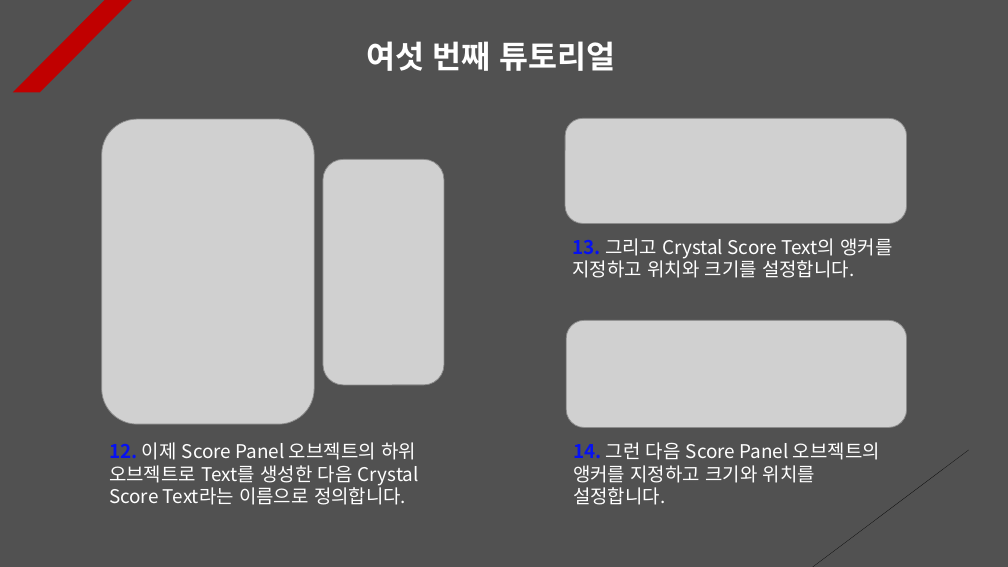
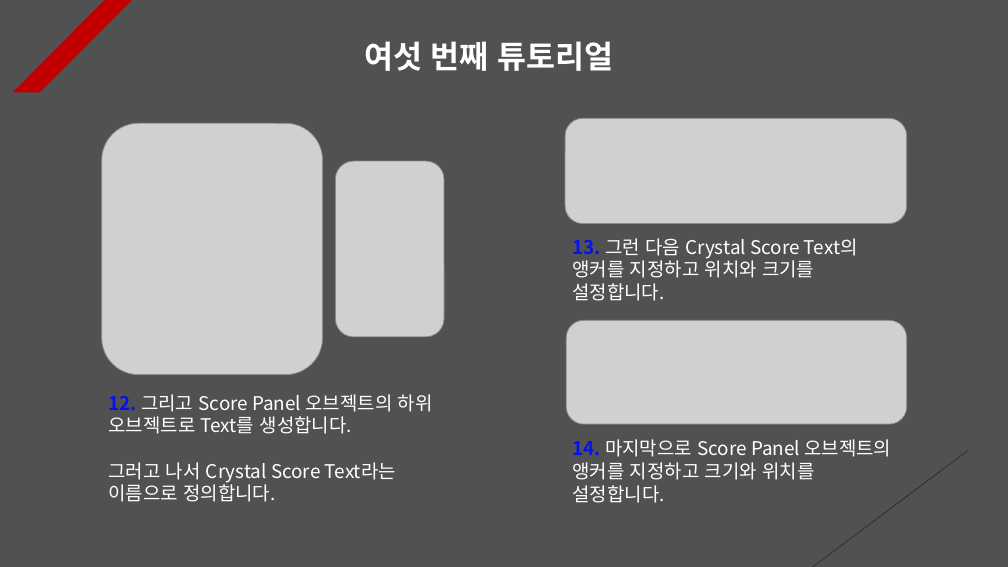
Before and after one commit to Unity2033/3D-UnityEngine, a slide deck: slide 6 of Assets/Class/Photon Server/PPT Data/Photon Data Management.pptx. Drawn at 1008x567 pixels with LibreOffice and Linux fonts; fonts in the diff are those of the drawing; grey boxes stand for pictures. Boxes give left, top, right and bottom in pixels: in the first picture for what was removed or moved away, otherwise in the second. Text is boxed around its words. In the diff, an @@ line names an element or a change of style, - is before the commit and + after.

```diff
--- a/Assets/Class/Photon Server/PPT Data/Photon Data Management.pptx
+++ b/Assets/Class/Photon Server/PPT Data/Photon Data Management.pptx
@@ picture: place and size @@
-picture at [102, 119, 315, 424]
+picture at [102, 123, 323, 375]
@@ picture: place and size @@
-picture at [323, 160, 444, 385]
+picture at [336, 161, 445, 337]
@@ text at [572, 238, 858, 301]: text changed @@
-13. 그리고 Crystal Score Text의 앵커를 지정하고 위치와 크기를 설정합니다.
+13. 그런 다음 Crystal Score Text의 앵커를 지정하고 위치와 크기를 설정합니다.
@@ picture: place and size @@
-picture at [566, 321, 907, 428]
+picture at [566, 321, 907, 424]
@@ text at [108, 394, 433, 502]: text changed @@
-12. 이제 Score Panel 오브젝트의 하위 오브젝트로 Text를 생성한 다음 Crystal Score Text라는 이름으로 정의합니다.
+12. 그리고 Score Panel 오브젝트의 하위 오브젝트로 Text를 생성합니다.
+그러고 나서 Crystal Score Text라는 이름으로 정의합니다.
@@ text at [573, 439, 891, 503]: text changed @@
-14. 그런 다음 Score Panel 오브젝트의 앵커를 지정하고 크기와 위치를 설정합니다.
+14. 마지막으로 Score Panel 오브젝트의 앵커를 지정하고 크기와 위치를 설정합니다.
```
Also in this commit, not shown: 5 other slides changed, 1 slide removed, 6 other files.
